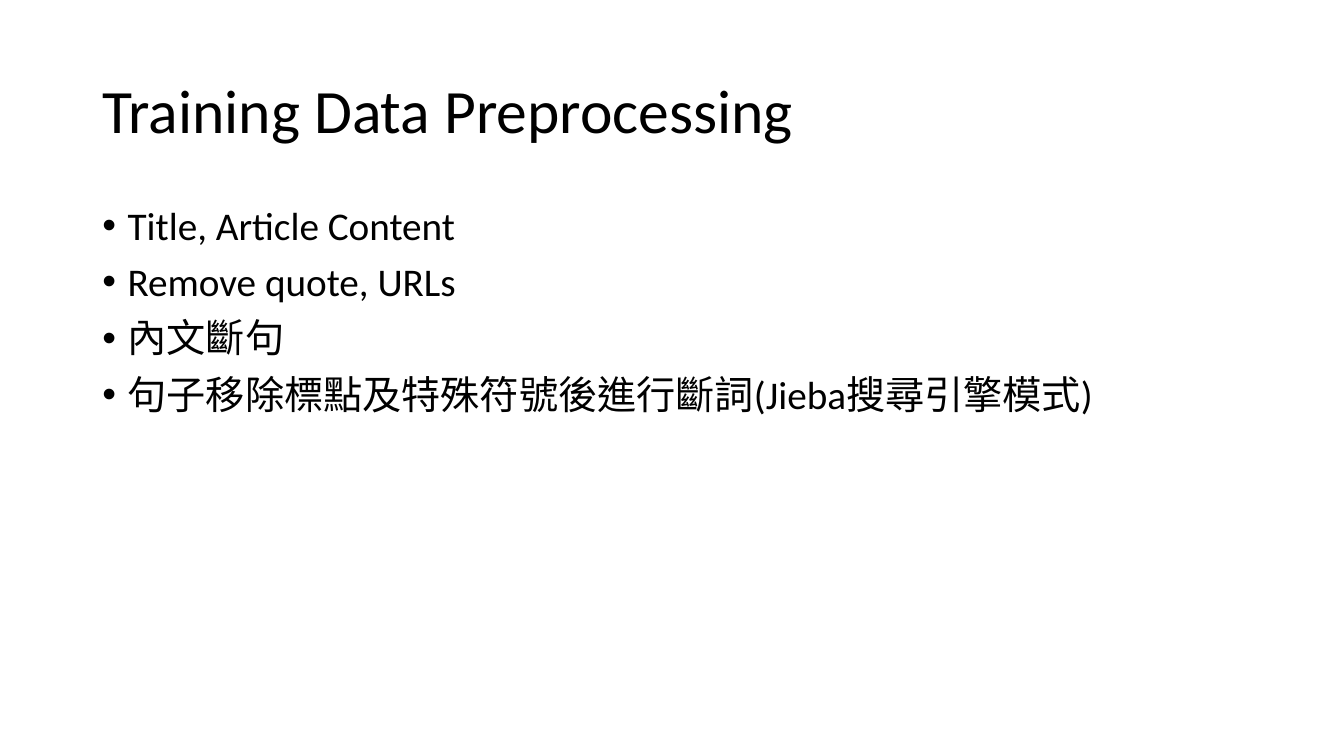
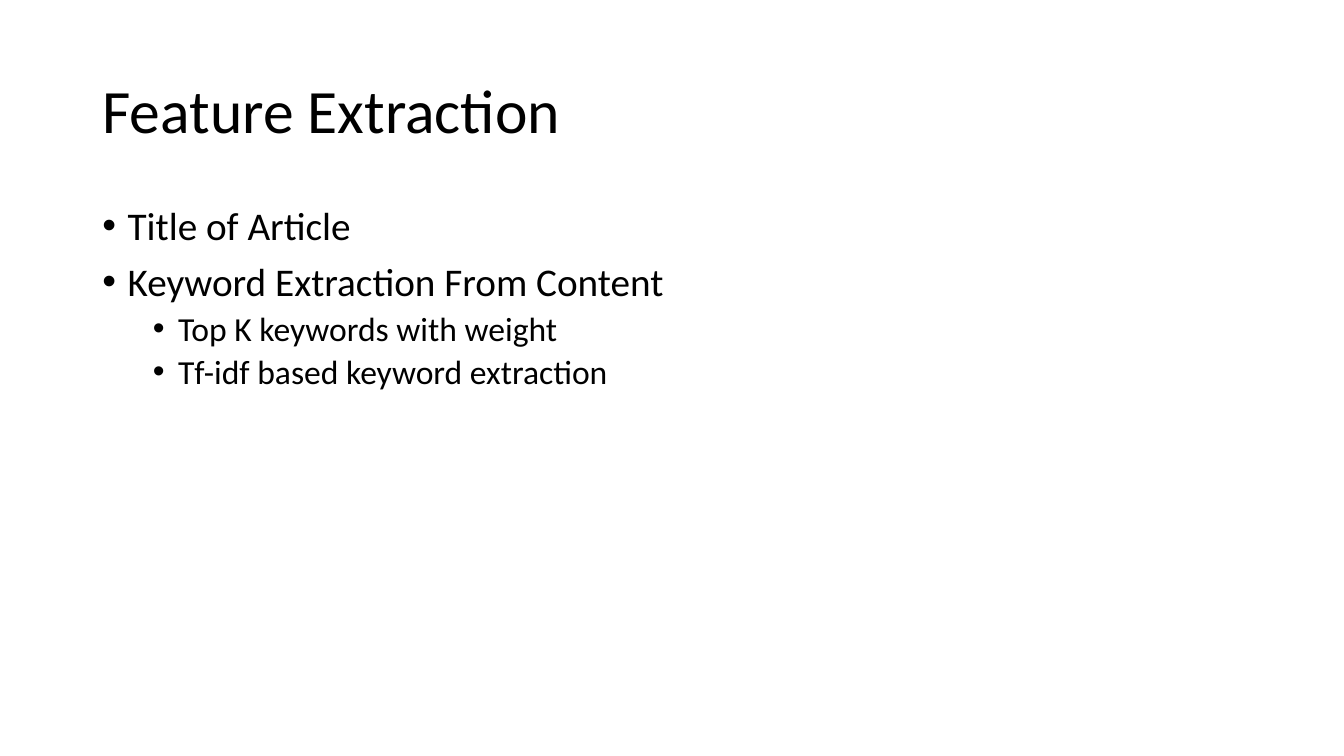
Before and after one commit to ZhongTing/HotTopicDetection, a slide deck: slide 15 of document/Hot-Topic-Detection.pptx (slide 11 before the commit). Drawn at 1344x756 pixels with LibreOffice and Linux fonts; fonts in the diff are those of the drawing. Boxes give left, top, right and bottom in pixels: in the first picture for what was removed or moved away, otherwise in the second. Text is boxed around its words. In the diff, an @@ line names an element or a change of style, - is before the commit and + after.

```diff
--- a/document/Hot-Topic-Detection.pptx
+++ b/document/Hot-Topic-Detection.pptx
@@ title at box(102, 90, 560, 134): text changed @@
-Training Data Preprocessing
+Feature Extraction
@@ text at box(128, 212, 663, 390): text changed; size 28 to 24 pt @@
-• Title, Article Content
-• Remove quote, URLs
-• 內文斷句
-• 句子移除標點及特殊符號後進行斷詞(Jieba搜尋引擎模式)
+• Title of Article
+• Keyword Extraction From Content
+  • Top K keywords with weight
+  • Tf-idf based keyword extraction
```
Also in this commit, not shown: 9 other slides changed, 20 slides added, 20 slides removed.
